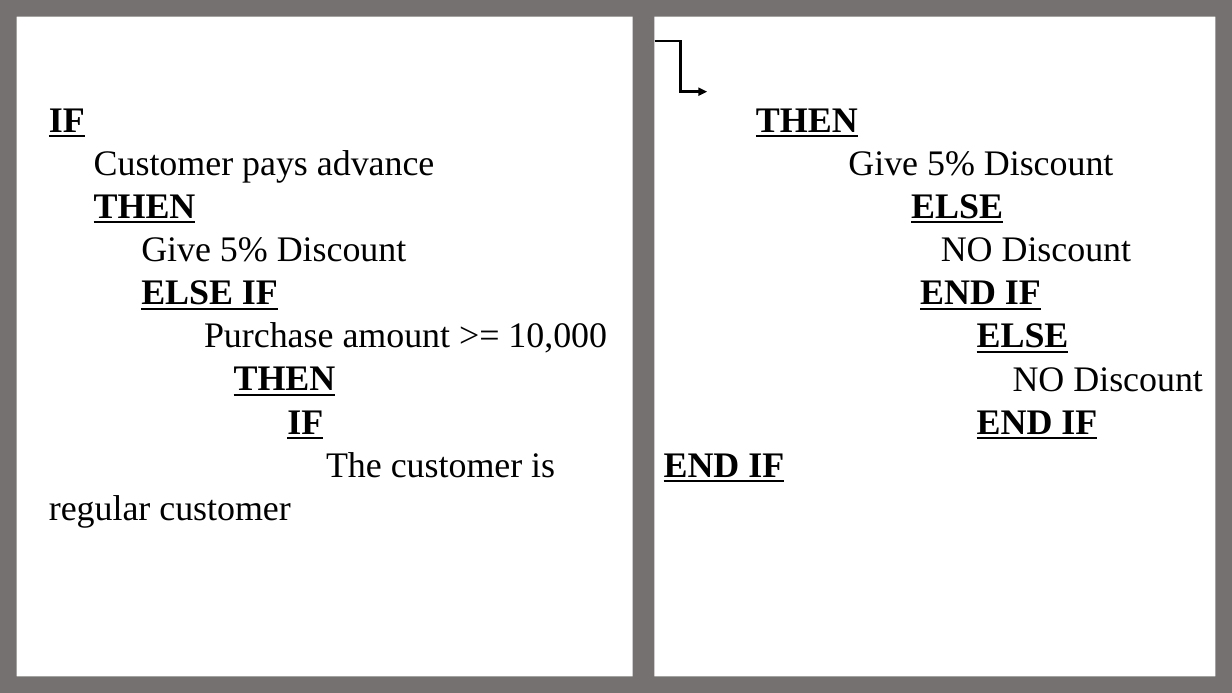
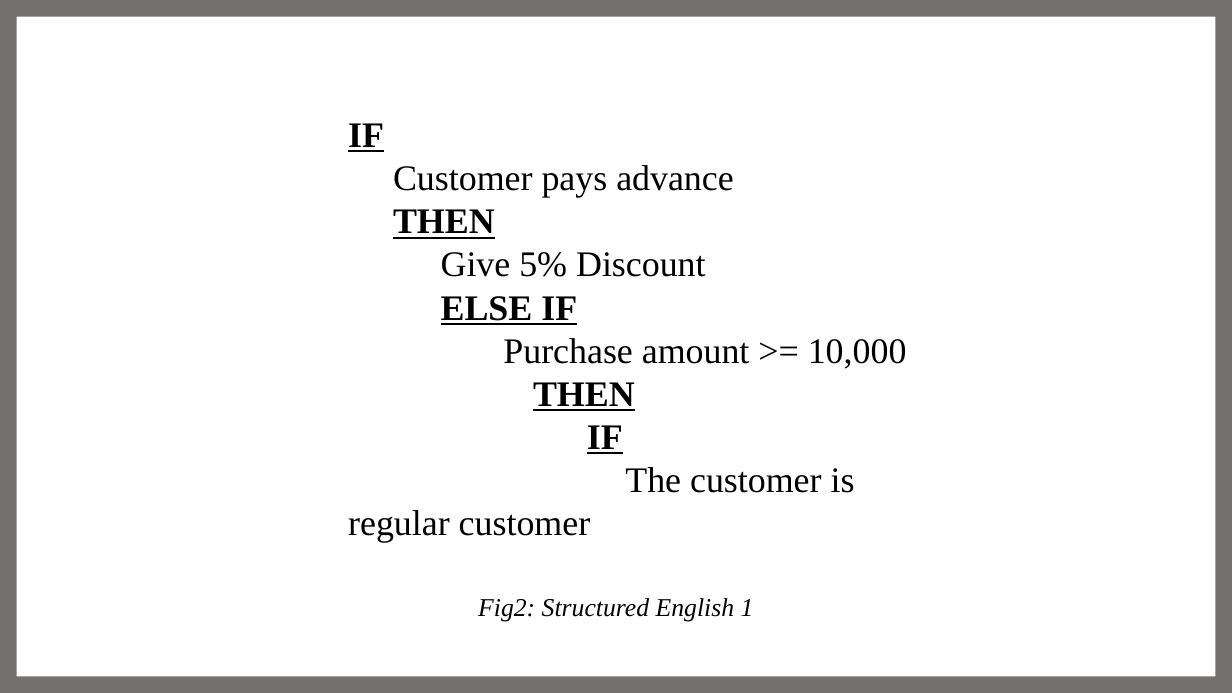
Before and after one commit to tamanghawana0815/SAD-ppt, a slide deck: slide 19 of Presentation.pptx (slide 18 before the commit). Drawn at 1232x693 pixels with LibreOffice and Linux fonts; fonts in the diff are those of the drawing. Boxes give left, top, right and bottom in pixels: in the first picture for what was removed or moved away, otherwise in the second. Text is boxed around its words. In the diff, an @@ line names an element or a change of style, - is before the commit and + after.

```diff
--- a/Presentation.pptx
+++ b/Presentation.pptx
@@ rectangle removed at bbox=[633, 6, 655, 693] @@
@@ elbow arrow removed from (654, 41) to (707, 91) @@
@@ text "IF": place and size @@
-text "IF" at bbox=[49, 108, 607, 527]
+text "IF" at bbox=[348, 123, 907, 543]
@@ text removed at bbox=[664, 108, 1203, 482] @@
-THEN
-Give 5% Discount
-ELSE
-NO Discount
-END IF
-ELSE
-NO Discount
-END IF
-END IF
@@ text added at bbox=[478, 598, 754, 621], 20 pt, text #000000, italic @@
+Fig2: Structured English 1
```
Also in this commit, not shown: 8 other slides changed, 2 slides added, 1 other file.
